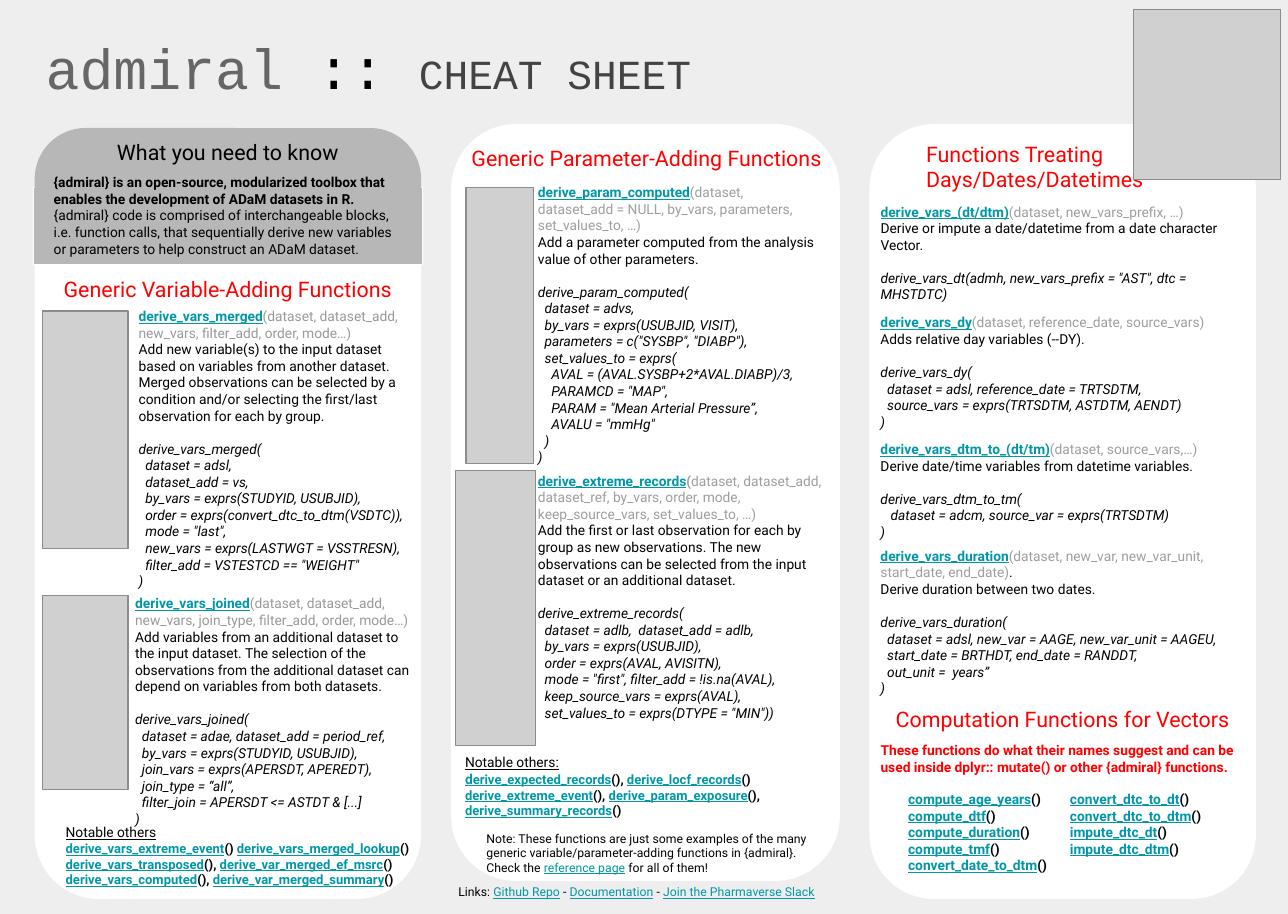
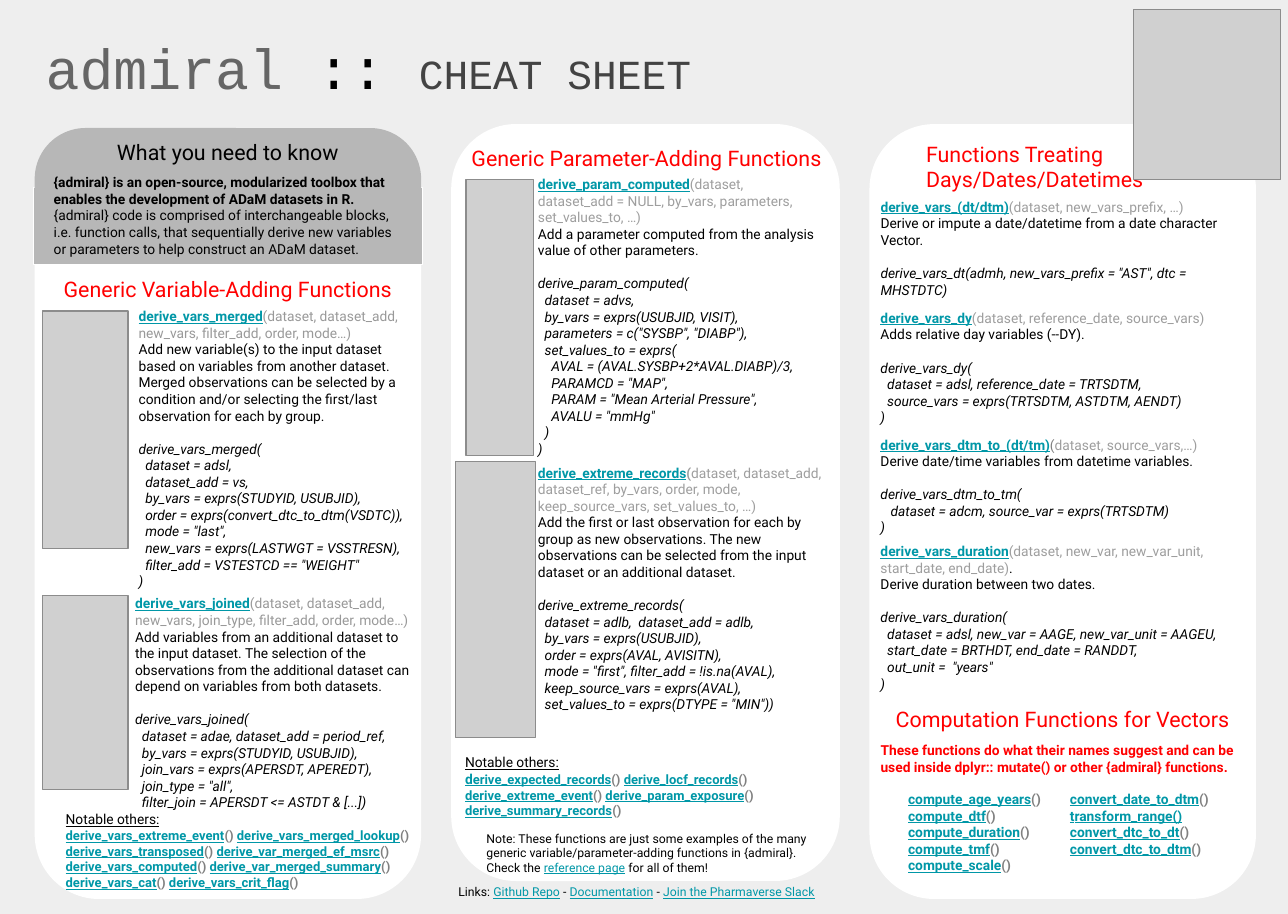
Before and after one commit to rstudio/cheatsheets, a slide deck: slide 1 of powerpoints/admiral.pptx. Drawn at 1288x914 pixels with LibreOffice and Linux fonts; fonts in the diff are those of the drawing; grey boxes stand for pictures. Boxes give left, top, right and bottom in pixels: in the first picture for what was removed or moved away, otherwise in the second. Text is boxed around its words. In the diff, an @@ line names an element or a change of style, - is before the commit and + after.

```diff
--- a/powerpoints/admiral.pptx
+++ b/powerpoints/admiral.pptx
@@ text at (551,393,757,406): text changed @@
-PARAM = "Mean Arterial Pressure”,
+PARAM = "Mean Arterial Pressure",
@@ text at (880,439,1197,453): text colour #9E9E9E to #808080 in "derive_vars_dtm_to_(dt/tm)(dataset," @@
@@ 3 texts: place and size @@
-3 texts at (538,206,1218,704)
+3 texts at (538,201,1218,696)
@@ text at (887,661,993,675): text changed @@
-out_unit = years”
+out_unit = "years"
@@ text at (465,774,753,803): text changed @@
-derive_expected_records(), derive_locf_records()
-derive_extreme_event(), derive_param_exposure(),
+derive_expected_records() derive_locf_records()
+derive_extreme_event() derive_param_exposure()
@@ 2 pictures, 2 texts: place and size @@
-2 pictures, 2 texts at (66,186,814,887)
+2 pictures, 2 texts at (66,178,814,890)
@@ text at (142,780,329,810): text changed @@
-join_type = “all”,
-filter_join = APERSDT <= ASTDT & [...]
-)
+join_type = "all",
+filter_join = APERSDT <= ASTDT & [...])
@@ text at (465,805,621,818): text colour #000000 to #808080 in "derive_summary_records()" @@
@@ text at (908,793,1041,857): text colour #000000 to #808080 in "compute_age_years()", "compute_dtf()", "compute_duration()", "compute_tmf()" @@
@@ text at (1070,793,1209,824): paragraphs added @@
+convert_date_to_dtm()
+transform_range()
@@ text at (66,813,159,827): text changed @@
-Notable others
+Notable others:
@@ text at (66,830,409,843): text colour #000000 to #808080 in "derive_vars_extreme_event() derive_vars_merged_lookup()" @@
@@ text at (1070,826,1179,857): paragraphs removed @@
-impute_dtc_dt()
-impute_dtc_dtm()
@@ text at (1070,826,1201,857): text colour #000000 to #808080 in "convert_dtc_to_dt()", "convert_dtc_to_dtm()" @@
@@ text at (66,846,391,890): text changed @@
-derive_vars_transposed(), derive_var_merged_ef_msrc()
-derive_vars_computed(), derive_var_merged_summary()
+derive_vars_transposed() derive_var_merged_ef_msrc()
+derive_vars_computed() derive_var_merged_summary()
+derive_vars_cat() derive_vars_crit_flag()
@@ text at (908,859,1011,873): text changed @@
-convert_date_to_dtm()
+compute_scale()
```
Also in this commit, not shown: 1 other slide changed, 2 other files.
